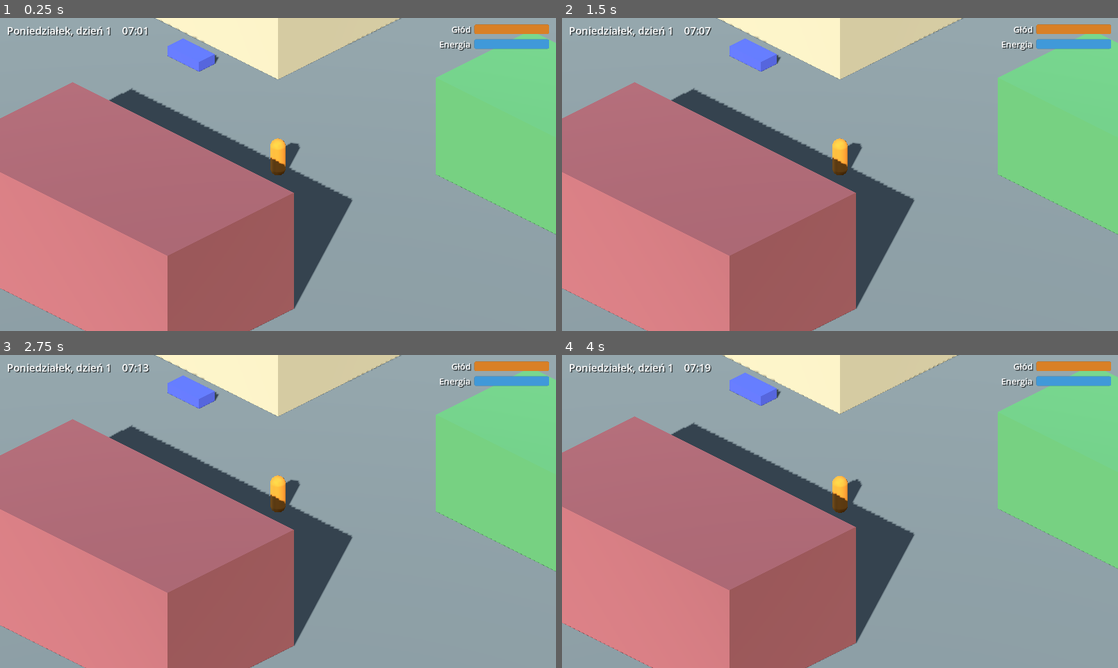
Above: before the commit, frames 1-4 (two rows, left to right).
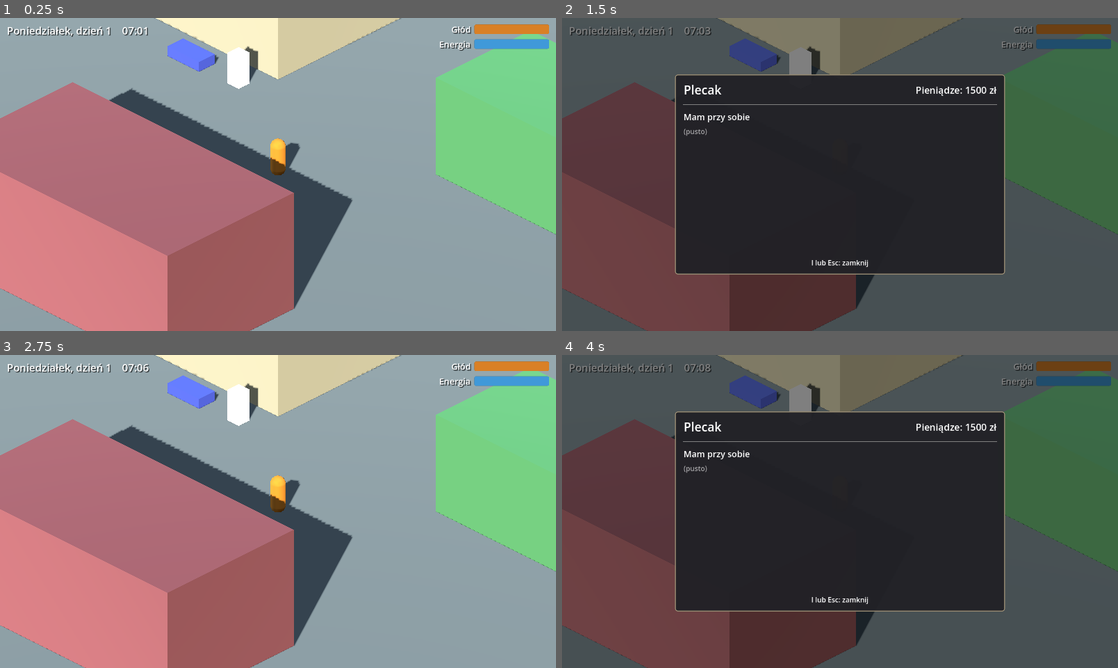
Above: after the commit, the same moments.

Repository: LukaszTM/Socjalism-Life
Game: Godot game, scene res://sceny/swiat.tscn
The game is run twice, just before and just after one commit, with the same random seed, the same clock (stepped at 60 frames per second) and the same inputs.
Inputs (mouse positions are in pixels of both pictures, inside the frame that each line leads up to):
- Up to frame 1 (0.25 s): no input
- Up to frame 2 (1.5 s): hold E (interakcja) 0.53-1.25 s; tap I (plecak, bound only after the commit) at 0.8 s; click (984, 133) at 1.25 s, where only the run after the commit has a clickable "Zjedz"
- Up to frame 3 (2.75 s): tap I (plecak, bound only after the commit) at 2.1 s; tap E (interakcja) at 2.3 s
- Up to frame 4 (4 s): hold E (interakcja) 2.78-3.53 s; tap I (plecak, bound only after the commit) at 3.05 s; tap S (ruch_dol) at 3.6 s; tap E (interakcja) at 3.8 s

The runs differ from the first frame. In frame 1, 0.6% of the frame differs, in the area x 40-47%, y 8-23%; in frame 2, 100%, in the area x 0-100%, y 0-100%; in frame 3, 0.7%; in frame 4, 100%.

Commit message:
Etap 4: przedmioty, ekwipunek, plecak i lodowka
- skrypty/przedmiot.gd: zasob Przedmiot (id, nazwa, opis, ikona, cena urzedowa,
  jadalny, ile syci)
- dane/przedmioty/*.tres: 8 przedmiotow z kolorowymi kwadratami jako ikonami
- skrypty/schowek.gd: wspolny pojemnik "przedmiot -> ilosc" z sygnalem zmieniony
- skrypty/ekwipunek.gd + sceny/ekwipunek.tscn jako autoload Ekwipunek: pieniadze,
  plecak, zaplac(), zjedz(); start z 1500 zl i jednym chlebem
- ui/plecak.tscn + skrypty/plecak.gd: okno pod klawiszem I, pauzuje gre,
  lista z przyciskiem Zjedz, druga kolumna i przekladanie przy otwartym schowku
- sceny/lodowka.tscn + skrypty/lodowka.gd: schowek w mieszkaniu otwierany przez E
- akcja plecak (I), odhaczony Etap 4 w PLAN.md

Co-Authored-By: Claude Fable 5.1 <noreply@anthropic.com>
Claude-Session: https://claude.ai/code/session_01K1QBnTTBTe3nMqwptEJWrm

Diff:
--- /dev/null
+++ b/dane/przedmioty/chleb.tres
@@ -0,0 +1,22 @@
+[gd_resource type="Resource" script_class="Przedmiot" load_steps=4 format=3]
+
+[ext_resource type="Script" path="res://skrypty/przedmiot.gd" id="1_przedmiot"]
+
+[sub_resource type="Gradient" id="Gradient_chleb"]
+offsets = PackedFloat32Array(0)
+colors = PackedColorArray(0.80, 0.62, 0.32, 1)
+
+[sub_resource type="GradientTexture2D" id="GradientTexture2D_chleb"]
+gradient = SubResource("Gradient_chleb")
+width = 32
+height = 32
+
+[resource]
+script = ExtResource("1_przedmiot")
+id = &"chleb"
+nazwa = "Chleb"
+opis = "Bochenek zwykłego chleba. Podstawa każdego posiłku, o ile akurat go dowieźli."
+ikona = SubResource("GradientTexture2D_chleb")
+cena_urzedowa = 20
+jadalny = true
+ile_syci = 30.0
--- /dev/null
+++ b/dane/przedmioty/czesc_do_pralki.tres
@@ -0,0 +1,22 @@
+[gd_resource type="Resource" script_class="Przedmiot" load_steps=4 format=3]
+
+[ext_resource type="Script" path="res://skrypty/przedmiot.gd" id="1_przedmiot"]
+
+[sub_resource type="Gradient" id="Gradient_czesc_do_pralki"]
+offsets = PackedFloat32Array(0)
+colors = PackedColorArray(0.45, 0.50, 0.55, 1)
+
+[sub_resource type="GradientTexture2D" id="GradientTexture2D_czesc_do_pralki"]
+gradient = SubResource("Gradient_czesc_do_pralki")
+width = 32
+height = 32
+
+[resource]
+script = ExtResource("1_przedmiot")
+id = &"czesc_do_pralki"
+nazwa = "Część do pralki"
+opis = "Programator do Frani. W sklepie nie do dostania, trzeba znać kogoś, kto zna kogoś."
+ikona = SubResource("GradientTexture2D_czesc_do_pralki")
+cena_urzedowa = 0
+jadalny = false
+ile_syci = 0.0
--- /dev/null
+++ b/dane/przedmioty/kartki_zywnosciowe.tres
@@ -0,0 +1,22 @@
+[gd_resource type="Resource" script_class="Przedmiot" load_steps=4 format=3]
+
+[ext_resource type="Script" path="res://skrypty/przedmiot.gd" id="1_przedmiot"]
+
+[sub_resource type="Gradient" id="Gradient_kartki_zywnosciowe"]
+offsets = PackedFloat32Array(0)
+colors = PackedColorArray(0.90, 0.80, 0.50, 1)
+
+[sub_resource type="GradientTexture2D" id="GradientTexture2D_kartki_zywnosciowe"]
+gradient = SubResource("Gradient_kartki_zywnosciowe")
+width = 32
+height = 32
+
+[resource]
+script = ExtResource("1_przedmiot")
+id = &"kartki_zywnosciowe"
+nazwa = "Kartki żywnościowe"
+opis = "Kartki na mięso. Bez nich kiełbasy nie sprzedadzą, nawet jeśli jest."
+ikona = SubResource("GradientTexture2D_kartki_zywnosciowe")
+cena_urzedowa = 0
+jadalny = false
+ile_syci = 0.0
--- /dev/null
+++ b/dane/przedmioty/kawa.tres
@@ -0,0 +1,22 @@
+[gd_resource type="Resource" script_class="Przedmiot" load_steps=4 format=3]
+
+[ext_resource type="Script" path="res://skrypty/przedmiot.gd" id="1_przedmiot"]
+
+[sub_resource type="Gradient" id="Gradient_kawa"]
+offsets = PackedFloat32Array(0)
+colors = PackedColorArray(0.36, 0.22, 0.12, 1)
+
+[sub_resource type="GradientTexture2D" id="GradientTexture2D_kawa"]
+gradient = SubResource("Gradient_kawa")
+width = 32
+height = 32
+
+[resource]
+script = ExtResource("1_przedmiot")
+id = &"kawa"
+nazwa = "Kawa"
+opis = "Paczka kawy mielonej. Lepsza niż pieniądze, gdy trzeba coś załatwić."
+ikona = SubResource("GradientTexture2D_kawa")
+cena_urzedowa = 400
+jadalny = false
+ile_syci = 0.0
--- /dev/null
+++ b/dane/przedmioty/kielbasa.tres
@@ -0,0 +1,22 @@
+[gd_resource type="Resource" script_class="Przedmiot" load_steps=4 format=3]
+
+[ext_resource type="Script" path="res://skrypty/przedmiot.gd" id="1_przedmiot"]
+
+[sub_resource type="Gradient" id="Gradient_kielbasa"]
+offsets = PackedFloat32Array(0)
+colors = PackedColorArray(0.72, 0.30, 0.25, 1)
+
+[sub_resource type="GradientTexture2D" id="GradientTexture2D_kielbasa"]
+gradient = SubResource("Gradient_kielbasa")
+width = 32
+height = 32
+
+[resource]
+script = ExtResource("1_przedmiot")
+id = &"kielbasa"
+nazwa = "Kiełbasa"
+opis = "Zwyczajna, na kartki. Pół kilo na osobę miesięcznie, jeśli jest."
+ikona = SubResource("GradientTexture2D_kielbasa")
+cena_urzedowa = 180
+jadalny = true
+ile_syci = 55.0
--- /dev/null
+++ b/dane/przedmioty/papier_toaletowy.tres
@@ -0,0 +1,22 @@
+[gd_resource type="Resource" script_class="Przedmiot" load_steps=4 format=3]
+
+[ext_resource type="Script" path="res://skrypty/przedmiot.gd" id="1_przedmiot"]
+
+[sub_resource type="Gradient" id="Gradient_papier_toaletowy"]
+offsets = PackedFloat32Array(0)
+colors = PackedColorArray(0.95, 0.95, 0.92, 1)
+
+[sub_resource type="GradientTexture2D" id="GradientTexture2D_papier_toaletowy"]
+gradient = SubResource("Gradient_papier_toaletowy")
+width = 32
+height = 32
+
+[resource]
+script = ExtResource("1_przedmiot")
+id = &"papier_toaletowy"
+nazwa = "Papier toaletowy"
+opis = "Rolka. Towar deficytowy, nosi się jak naszyjnik, żeby wszyscy widzieli."
+ikona = SubResource("GradientTexture2D_papier_toaletowy")
+cena_urzedowa = 30
+jadalny = false
+ile_syci = 0.0
--- /dev/null
+++ b/dane/przedmioty/papierosy.tres
@@ -0,0 +1,22 @@
+[gd_resource type="Resource" script_class="Przedmiot" load_steps=4 format=3]
+
+[ext_resource type="Script" path="res://skrypty/przedmiot.gd" id="1_przedmiot"]
+
+[sub_resource type="Gradient" id="Gradient_papierosy"]
+offsets = PackedFloat32Array(0)
+colors = PackedColorArray(0.85, 0.85, 0.80, 1)
+
+[sub_resource type="GradientTexture2D" id="GradientTexture2D_papierosy"]
+gradient = SubResource("Gradient_papierosy")
+width = 32
+height = 32
+
+[resource]
+script = ExtResource("1_przedmiot")
+id = &"papierosy"
+nazwa = "Papierosy"
+opis = "Paczka papierosów. Drobna waluta wymienna na każdą okazję."
+ikona = SubResource("GradientTexture2D_papierosy")
+cena_urzedowa = 60
+jadalny = false
+ile_syci = 0.0
--- /dev/null
+++ b/dane/przedmioty/wodka.tres
@@ -0,0 +1,22 @@
+[gd_resource type="Resource" script_class="Przedmiot" load_steps=4 format=3]
+
+[ext_resource type="Script" path="res://skrypty/przedmiot.gd" id="1_przedmiot"]
+
+[sub_resource type="Gradient" id="Gradient_wodka"]
+offsets = PackedFloat32Array(0)
+colors = PackedColorArray(0.70, 0.85, 0.95, 1)
+
+[sub_resource type="GradientTexture2D" id="GradientTexture2D_wodka"]
+gradient = SubResource("Gradient_wodka")
+width = 32
+height = 32
+
+[resource]
+script = ExtResource("1_przedmiot")
+id = &"wodka"
+nazwa = "Wódka"
+opis = "Butelka czystej. Otwiera drzwi, których nie otworzy podanie."
+ikona = SubResource("GradientTexture2D_wodka")
+cena_urzedowa = 700
+jadalny = false
+ile_syci = 0.0
--- a/project.godot
+++ b/project.godot
@@ -16,6 +16,7 @@
 
 Zegar="*res://sceny/zegar.tscn"
 Potrzeby="*res://sceny/potrzeby.tscn"
+Ekwipunek="*res://sceny/ekwipunek.tscn"
 
 [display]
 
@@ -50,6 +51,11 @@
 "events": [Object(InputEventKey,"resource_local_to_scene":false,"resource_name":"","device":-1,"window_id":0,"alt_press …(191 unchanged characters)…
 }
 
+plecak={
+"deadzone": 0.2,
+"events": [Object(InputEventKey,"resource_local_to_scene":false,"resource_name":"","device":-1,"window_id":0,"alt_pressed":false,"shift_pressed":false,"ctrl_pressed":false,"meta_pressed":false,"pressed":false,"keycode":0,"physical_keycode":73,"key_label":0,"unicode":0,"location":0,"echo":false,"script":null)]
+}
+
 [layer_names]
 
 3d_physics/layer_1="swiat"
--- /dev/null
+++ b/sceny/ekwipunek.tscn
@@ -0,0 +1,10 @@
+[gd_scene load_steps=4 format=3]
+
+[ext_resource type="Script" path="res://skrypty/ekwipunek.gd" id="1_ekwipunek"]
+[ext_resource type="Script" path="res://skrypty/przedmiot.gd" id="2_przedmiot"]
+[ext_resource type="Resource" path="res://dane/przedmioty/chleb.tres" id="3_chleb"]
+
+[node name="Ekwipunek" type="Node"]
+script = ExtResource("1_ekwipunek")
+pieniadze_startowe = 1500
+przedmioty_startowe = Array[ExtResource("2_przedmiot")]([ExtResource("3_chleb")])
--- /dev/null
+++ b/sceny/lodowka.tscn
@@ -0,0 +1,32 @@
+[gd_scene load_steps=5 format=3]
+
+[ext_resource type="Script" path="res://skrypty/lodowka.gd" id="1_lodowka"]
+[ext_resource type="Script" path="res://skrypty/interakcja.gd" id="2_interakcja"]
+
+[sub_resource type="StandardMaterial3D" id="StandardMaterial3D_lodowka"]
+albedo_color = Color(0.92, 0.92, 0.9, 1)
+
+[sub_resource type="BoxShape3D" id="BoxShape3D_zasieg"]
+size = Vector3(2.5, 2.5, 2.5)
+
+[node name="Lodowka" type="Node3D"]
+script = ExtResource("1_lodowka")
+
+[node name="Wyglad" type="CSGBox3D" parent="."]
+transform = Transform3D(1, 0, 0, 0, 1, 0, 0, 0, 1, 0, 0.8, 0)
+use_collision = true
+size = Vector3(0.7, 1.6, 0.7)
+material = SubResource("StandardMaterial3D_lodowka")
+
+[node name="Interakcja" type="Area3D" parent="."]
+transform = Transform3D(1, 0, 0, 0, 1, 0, 0, 0, 1, 0, 1, 0)
+collision_layer = 2
+collision_mask = 0
+monitoring = false
+script = ExtResource("2_interakcja")
+nazwa_akcji = "Otwórz lodówkę"
+
+[node name="Zasieg" type="CollisionShape3D" parent="Interakcja"]
+shape = SubResource("BoxShape3D_zasieg")
+
+[connection signal="uzyto" from="Interakcja" to="." method="_na_uzycie"]
--- a/sceny/swiat.tscn
+++ b/sceny/swiat.tscn
@@ -1,9 +1,11 @@
-[gd_scene load_steps=11 format=3]
+[gd_scene load_steps=13 format=3]
 
 [ext_resource type="PackedScene" path="res://sceny/gracz.tscn" id="1_gracz"]
 [ext_resource type="PackedScene" path="res://sceny/kamera.tscn" id="2_kamera"]
 [ext_resource type="PackedScene" path="res://sceny/lozko.tscn" id="3_lozko"]
 [ext_resource type="PackedScene" path="res://ui/hud.tscn" id="4_hud"]
+[ext_resource type="PackedScene" path="res://sceny/lodowka.tscn" id="5_lodowka"]
+[ext_resource type="PackedScene" path="res://ui/plecak.tscn" id="6_plecak"]
 
 [sub_resource type="ProceduralSkyMaterial" id="ProceduralSkyMaterial_niebo"]
 sky_top_color = Color(0.45, 0.55, 0.7, 1)
@@ -76,6 +78,9 @@
 [node name="Lozko" parent="." instance=ExtResource("3_lozko")]
 transform = Transform3D(1, 0, 0, 0, 1, 0, 0, 0, 1, -10, 0, -4.5)
 
+[node name="Lodowka" parent="." instance=ExtResource("5_lodowka")]
+transform = Transform3D(1, 0, 0, 0, 1, 0, 0, 0, 1, -7, 0, -4.5)
+
 [node name="Gracz" parent="." instance=ExtResource("1_gracz")]
 
 [node name="Kamera" parent="." node_paths=PackedStringArray("cel") instance=ExtResource("2_kamera")]
@@ -83,4 +88,7 @@
 
 [node name="HUD" parent="." instance=ExtResource("4_hud")]
 
+[node name="Plecak" parent="." instance=ExtResource("6_plecak")]
+
 [connection signal="cel_zmieniony" from="Gracz/Wykrywacz" to="HUD" method="pokaz_podpowiedz"]
+[connection signal="otworzono" from="Lodowka" to="Plecak" method="otworz_ze_schowkiem"]
--- /dev/null
+++ b/skrypty/ekwipunek.gd
@@ -0,0 +1,45 @@
+extends Node
+## Ekwipunek gracza (autoload `Ekwipunek`): pieniądze i plecak.
+## Autoload, bo stan ma przetrwać zmianę sceny (np. wejście do sklepu).
+
+signal pieniadze_zmienione(ile: int)
+signal przedmioty_zmienione
+
+## Z czym zaczynamy grę. Ustawiane w scenie `ekwipunek.tscn`, nie w kodzie.
+@export_range(0, 100000, 10, "suffix:zł") var pieniadze_startowe: int = 1500
+@export var przedmioty_startowe: Array[Przedmiot] = []
+
+var pieniadze: int = 0
+var plecak: Schowek = Schowek.new()
+
+
+func _ready() -> void:
+	# Przekazujemy sygnał plecaka dalej, żeby UI słuchało jednego miejsca: Ekwipunku.
+	plecak.zmieniony.connect(przedmioty_zmienione.emit)
+	dodaj_pieniadze(pieniadze_startowe)
+	for przedmiot: Przedmiot in przedmioty_startowe:
+		plecak.dodaj(przedmiot, 1)
+
+
+func dodaj_pieniadze(kwota: int) -> void:
+	pieniadze += kwota
+	pieniadze_zmienione.emit(pieniadze)
+
+
+## Zwraca false, gdy brakuje pieniędzy. Wtedy nic nie pobiera.
+func zaplac(kwota: int) -> bool:
+	if kwota > pieniadze:
+		return false
+	pieniadze -= kwota
+	pieniadze_zmienione.emit(pieniadze)
+	return true
+
+
+## Zjada jedną sztukę z plecaka. Zwraca false, gdy rzecz nie jest jadalna albo jej nie mamy.
+func zjedz(przedmiot: Przedmiot) -> bool:
+	if not przedmiot.jadalny:
+		return false
+	if not plecak.zabierz(przedmiot, 1):
+		return false
+	Potrzeby.zjedz(przedmiot.ile_syci)
+	return true
--- /dev/null
+++ b/skrypty/lodowka.gd
@@ -0,0 +1,16 @@
+extends Node3D
+## Lodówka: schowek w mieszkaniu. Po użyciu prosi okno plecaka o otwarcie
+## w trybie przekładania. Sama nie zna okna, tylko wysyła sygnał.
+
+## Wysyłany po użyciu. Okno plecaka podpina się do niego w scenie świata.
+signal otworzono(schowek: Schowek, nazwa: String)
+
+## Nazwa pokazywana nad listą w oknie.
+@export var nazwa: String = "Lodówka"
+
+var schowek: Schowek = Schowek.new()
+
+
+## Podłączone w scenie do sygnału `uzyto` komponentu Interakcja.
+func _na_uzycie() -> void:
+	otworzono.emit(schowek, nazwa)
--- /dev/null
+++ b/skrypty/plecak.gd
@@ -0,0 +1,137 @@
+extends CanvasLayer
+## Okno plecaka (klawisz I). Pokazuje pieniądze i listę przedmiotów gracza.
+## Gdy otwiera je lodówka, dostaje jej schowek i pokazuje drugą kolumnę
+## z przyciskami do przekładania. Działa przy zatrzymanej grze (process_mode: Always),
+## bo otwarte okno pauzuje całe drzewo: zegar stoi, gracz nie chodzi.
+
+@onready var etykieta_pieniedzy: Label = %EtykietaPieniedzy
+@onready var lista_plecaka: VBoxContainer = %ListaPlecaka
+@onready var kolumna_schowka: VBoxContainer = %KolumnaSchowka
+@onready var naglowek_schowka: Label = %NaglowekSchowka
+@onready var lista_schowka: VBoxContainer = %ListaSchowka
+
+## Schowek drugiej kolumny (np. lodówka). `null`, gdy otwarto sam plecak.
+var _schowek: Schowek = null
+
+
+func _ready() -> void:
+	hide()
+	Ekwipunek.przedmioty_zmienione.connect(_odswiez)
+	Ekwipunek.pieniadze_zmienione.connect(_odswiez_pieniadze)
+
+
+func _unhandled_input(zdarzenie: InputEvent) -> void:
+	if zdarzenie.is_action_pressed("plecak"):
+		if visible:
+			zamknij()
+		else:
+			otworz()
+		get_viewport().set_input_as_handled()
+	elif visible and zdarzenie.is_action_pressed("ui_cancel"):
+		zamknij()
+		get_viewport().set_input_as_handled()
+
+
+## Sam plecak, bez drugiej kolumny.
+func otworz() -> void:
+	_schowek = null
+	_pokaz()
+
+
+## Plecak obok innego schowka. Podłączone w scenie świata do sygnału `otworzono` lodówki.
+func otworz_ze_schowkiem(schowek: Schowek, nazwa: String) -> void:
+	_schowek = schowek
+	_schowek.zmieniony.connect(_odswiez)
+	naglowek_schowka.text = nazwa
+	_pokaz()
+
+
+func zamknij() -> void:
+	if _schowek != null:
+		_schowek.zmieniony.disconnect(_odswiez)
+		_schowek = null
+	hide()
+	get_tree().paused = false
+
+
+func _pokaz() -> void:
+	kolumna_schowka.visible = _schowek != null
+	# Najpierw pokazujemy, potem odświeżamy: _odswiez() pomija pracę, gdy okno jest schowane.
+	show()
+	_odswiez()
+	_odswiez_pieniadze(Ekwipunek.pieniadze)
+	get_tree().paused = true
+
+
+func _odswiez_pieniadze(ile: int) -> void:
+	etykieta_pieniedzy.text = "Pieniądze: %d zł" % ile
+
+
+func _odswiez() -> void:
+	if not visible:
+		return
+	_wypelnij_liste(lista_plecaka, Ekwipunek.plecak, true)
+	if _schowek != null:
+		_wypelnij_liste(lista_schowka, _schowek, false)
+
+
+## Buduje wiersze listy od nowa. Przedmiotów jest kilka, więc prościej wszystko
+## odtworzyć niż śledzić, który wiersz zmienić.
+func _wypelnij_liste(lista: VBoxContainer, schowek: Schowek, czy_plecak: bool) -> void:
+	for dziecko: Node in lista.get_children():
+		lista.remove_child(dziecko)
+		# queue_free() zamiast free(): przebudowę często wywołuje kliknięcie przycisku
+		# z tego właśnie wiersza, a obiektu nie można zwolnić, gdy jeszcze wysyła sygnał.
+		# queue_free() usuwa go bezpiecznie pod koniec klatki.
+		dziecko.queue_free()
+	if schowek.pusty():
+		var pusto: Label = Label.new()
+		pusto.text = "(pusto)"
+		pusto.modulate = Color(1, 1, 1, 0.6)
+		lista.add_child(pusto)
+		return
+	for przedmiot: Przedmiot in schowek.lista():
+		lista.add_child(_zbuduj_wiersz(przedmiot, schowek.ile(przedmiot), czy_plecak))
+
+
+func _zbuduj_wiersz(przedmiot: Przedmiot, ile: int, czy_plecak: bool) -> HBoxContainer:
+	var wiersz: HBoxContainer = HBoxContainer.new()
+	wiersz.add_theme_constant_override("separation", 10)
+
+	var ikona: TextureRect = TextureRect.new()
+	ikona.texture = przedmiot.ikona
+	ikona.custom_minimum_size = Vector2(28, 28)
+	ikona.stretch_mode = TextureRect.STRETCH_KEEP_ASPECT_CENTERED
+	ikona.expand_mode = TextureRect.EXPAND_IGNORE_SIZE
+	wiersz.add_child(ikona)
+
+	var nazwa: Label = Label.new()
+	nazwa.text = "%s × %d" % [przedmiot.nazwa, ile]
+	nazwa.tooltip_text = przedmiot.opis
+	nazwa.mouse_filter = Control.MOUSE_FILTER_PASS
+	nazwa.size_flags_horizontal = Control.SIZE_EXPAND_FILL
+	wiersz.add_child(nazwa)
+
+	if czy_plecak and przedmiot.jadalny:
+		var zjedz: Button = Button.new()
+		zjedz.text = "Zjedz"
+		zjedz.pressed.connect(func() -> void: Ekwipunek.zjedz(przedmiot))
+		wiersz.add_child(zjedz)
+
+	if _schowek != null:
+		var przeloz: Button = Button.new()
+		if czy_plecak:
+			przeloz.text = "Odłóż →"
+			przeloz.pressed.connect(func() -> void: _przeloz(przedmiot, Ekwipunek.plecak, _schowek))
+		else:
+			przeloz.text = "← Weź"
+			przeloz.pressed.connect(func() -> void: _przeloz(przedmiot, _schowek, Ekwipunek.plecak))
+		wiersz.add_child(przeloz)
+
+	return wiersz
+
+
+func _przeloz(przedmiot: Przedmiot, skad: Schowek, dokad: Schowek) -> void:
+	# Najpierw zabieramy, potem dodajemy: gdyby zabrać się nie dało, nic nie powielimy.
+	if skad.zabierz(przedmiot, 1):
+		dokad.dodaj(przedmiot, 1)
--- /dev/null
+++ b/skrypty/przedmiot.gd
@@ -0,0 +1,19 @@
+class_name Przedmiot
+extends Resource
+## Opis jednego rodzaju przedmiotu (chleb, kawa...). To zasób `.tres`, nie węzeł:
+## dane trzymamy w plikach w `dane/przedmioty/`, a kod tylko je czyta.
+## Dzięki temu nową rzecz dodasz w edytorze bez dotykania skryptów.
+
+## Krótki identyfikator bez polskich znaków, np. "chleb". Przyda się dostawom i zadaniom.
+@export var id: StringName
+## Nazwa pokazywana graczowi.
+@export var nazwa: String
+@export_multiline var opis: String
+## Ikona w oknie plecaka. Na razie kolorowe kwadraty, później podmienimy na grafiki.
+@export var ikona: Texture2D
+## Cena w sklepie w złotych. 0 oznacza, że rzeczy nie da się kupić, tylko załatwić.
+@export_range(0, 100000, 1, "suffix:zł") var cena_urzedowa: int = 0
+## Czy można to zjeść z plecaka.
+@export var jadalny: bool = false
+## O ile punktów rośnie pasek głodu po zjedzeniu.
+@export_range(0.0, 100.0, 1.0) var ile_syci: float = 0.0
--- /dev/null
+++ b/skrypty/schowek.gd
@@ -0,0 +1,45 @@
+class_name Schowek
+extends RefCounted
+## Pojemnik na przedmioty: „jaki przedmiot, ile sztuk". Używa go plecak gracza
+## i lodówka, a później lada w sklepie. Jedna klasa zamiast trzech osobnych list,
+## bo zasady (dodaj, zabierz, policz) są wszędzie takie same.
+
+## Wysyłany po każdej zmianie zawartości, żeby okno plecaka wiedziało, kiedy się odświeżyć.
+signal zmieniony
+
+## Klucz: zasób Przedmiot, wartość: liczba sztuk. Przedmiotów z zerem tu nie trzymamy.
+var _ilosci: Dictionary[Przedmiot, int] = {}
+
+
+func dodaj(przedmiot: Przedmiot, ile: int = 1) -> void:
+	if ile <= 0:
+		return
+	_ilosci[przedmiot] = _ilosci.get(przedmiot, 0) + ile
+	zmieniony.emit()
+
+
+## Zwraca false, gdy nie ma wystarczająco sztuk. Wtedy nic nie zabiera.
+func zabierz(przedmiot: Przedmiot, ile: int = 1) -> bool:
+	if ile <= 0 or self.ile(przedmiot) < ile:
+		return false
+	_ilosci[przedmiot] -= ile
+	if _ilosci[przedmiot] == 0:
+		_ilosci.erase(przedmiot)
+	zmieniony.emit()
+	return true
+
+
+func ile(przedmiot: Przedmiot) -> int:
+	return _ilosci.get(przedmiot, 0)
+
+
+func pusty() -> bool:
+	return _ilosci.is_empty()
+
+
+## Lista przedmiotów posortowana po nazwie, żeby okno zawsze wyglądało tak samo.
+func lista() -> Array[Przedmiot]:
+	var wynik: Array[Przedmiot] = []
+	wynik.assign(_ilosci.keys())
+	wynik.sort_custom(func(a: Przedmiot, b: Przedmiot) -> bool: return a.nazwa < b.nazwa)
+	return wynik
--- /dev/null
+++ b/ui/plecak.tscn
@@ -0,0 +1,112 @@
+[gd_scene load_steps=3 format=3]
+
+[ext_resource type="Script" path="res://skrypty/plecak.gd" id="1_plecak"]
+
+[sub_resource type="StyleBoxFlat" id="StyleBoxFlat_panel"]
+content_margin_left = 20.0
+content_margin_top = 16.0
+content_margin_right = 20.0
+content_margin_bottom = 16.0
+bg_color = Color(0.13, 0.13, 0.15, 0.96)
+border_width_left = 2
+border_width_top = 2
+border_width_right = 2
+border_width_bottom = 2
+border_color = Color(0.6, 0.55, 0.45, 1)
+corner_radius_top_left = 6
+corner_radius_top_right = 6
+corner_radius_bottom_right = 6
+corner_radius_bottom_left = 6
+
+[node name="Plecak" type="CanvasLayer"]
+process_mode = 3
+layer = 2
+script = ExtResource("1_plecak")
+
+[node name="Tlo" type="ColorRect" parent="."]
+anchors_preset = 15
+anchor_right = 1.0
+anchor_bottom = 1.0
+grow_horizontal = 2
+grow_vertical = 2
+color = Color(0, 0, 0, 0.5)
+
+[node name="Panel" type="PanelContainer" parent="."]
+anchors_preset = 8
+anchor_left = 0.5
+anchor_top = 0.5
+anchor_right = 0.5
+anchor_bottom = 0.5
+offset_left = -380.0
+offset_top = -230.0
+offset_right = 380.0
+offset_bottom = 230.0
+grow_horizontal = 2
+grow_vertical = 2
+theme_override_styles/panel = SubResource("StyleBoxFlat_panel")
+
+[node name="Uklad" type="VBoxContainer" parent="Panel"]
+layout_mode = 2
+theme_override_constants/separation = 12
+
+[node name="Naglowek" type="HBoxContainer" parent="Panel/Uklad"]
+layout_mode = 2
+
+[node name="Tytul" type="Label" parent="Panel/Uklad/Naglowek"]
+layout_mode = 2
+size_flags_horizontal = 3
+theme_override_font_sizes/font_size = 28
+text = "Plecak"
+
+[node name="EtykietaPieniedzy" type="Label" parent="Panel/Uklad/Naglowek"]
+unique_name_in_owner = true
+layout_mode = 2
+theme_override_font_sizes/font_size = 22
+text = "Pieniądze: 0 zł"
+horizontal_alignment = 2
+
+[node name="Separator" type="HSeparator" parent="Panel/Uklad"]
+layout_mode = 2
+
+[node name="Kolumny" type="HBoxContainer" parent="Panel/Uklad"]
+layout_mode = 2
+size_flags_vertical = 3
+theme_override_constants/separation = 32
+
+[node name="KolumnaPlecaka" type="VBoxContainer" parent="Panel/Uklad/Kolumny"]
+layout_mode = 2
+size_flags_horizontal = 3
+theme_override_constants/separation = 8
+
+[node name="NaglowekPlecaka" type="Label" parent="Panel/Uklad/Kolumny/KolumnaPlecaka"]
+layout_mode = 2
+theme_override_font_sizes/font_size = 20
+text = "Mam przy sobie"
+
+[node name="ListaPlecaka" type="VBoxContainer" parent="Panel/Uklad/Kolumny/KolumnaPlecaka"]
+unique_name_in_owner = true
+layout_mode = 2
+theme_override_constants/separation = 6
+
+[node name="KolumnaSchowka" type="VBoxContainer" parent="Panel/Uklad/Kolumny"]
+unique_name_in_owner = true
+layout_mode = 2
+size_flags_horizontal = 3
+theme_override_constants/separation = 8
+
+[node name="NaglowekSchowka" type="Label" parent="Panel/Uklad/Kolumny/KolumnaSchowka"]
+unique_name_in_owner = true
+layout_mode = 2
+theme_override_font_sizes/font_size = 20
+text = "Lodówka"
+
+[node name="ListaSchowka" type="VBoxContainer" parent="Panel/Uklad/Kolumny/KolumnaSchowka"]
+unique_name_in_owner = true
+layout_mode = 2
+theme_override_constants/separation = 6
+
+[node name="Podpowiedz" type="Label" parent="Panel/Uklad"]
+layout_mode = 2
+theme_override_font_sizes/font_size = 16
+text = "I lub Esc: zamknij"
+horizontal_alignment = 1
Not shown, added: skrypty/ekwipunek.gd.uid
Not shown, added: skrypty/lodowka.gd.uid
Not shown, added: skrypty/plecak.gd.uid
Not shown, added: skrypty/przedmiot.gd.uid
Not shown, added: skrypty/schowek.gd.uid
Not shown, changed: PLAN.md
Not shown, removed: dane/.gitkeep
